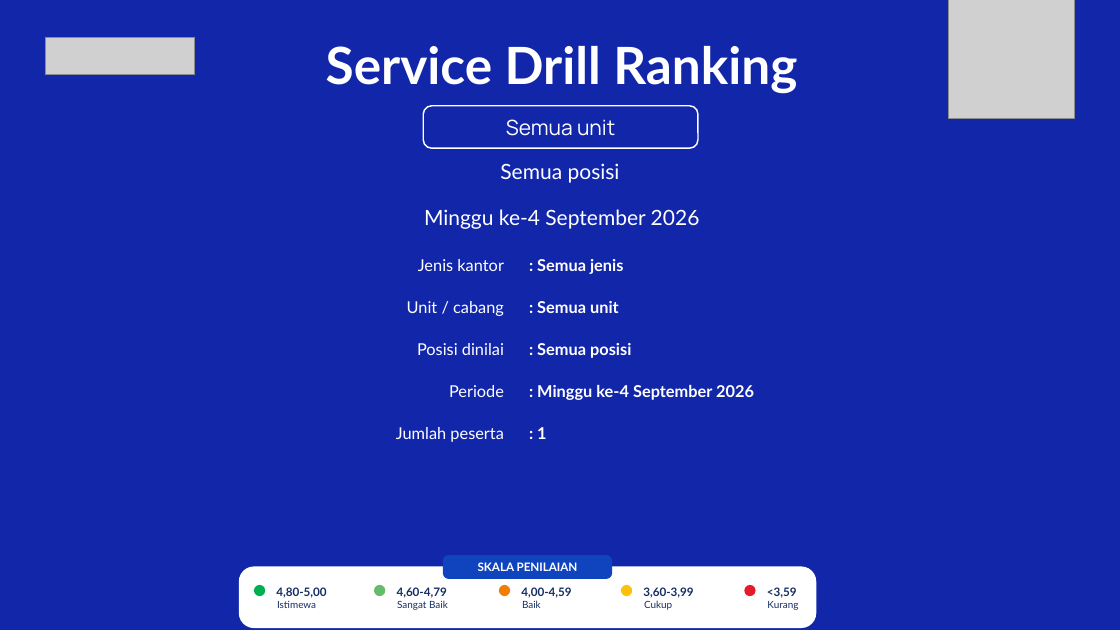
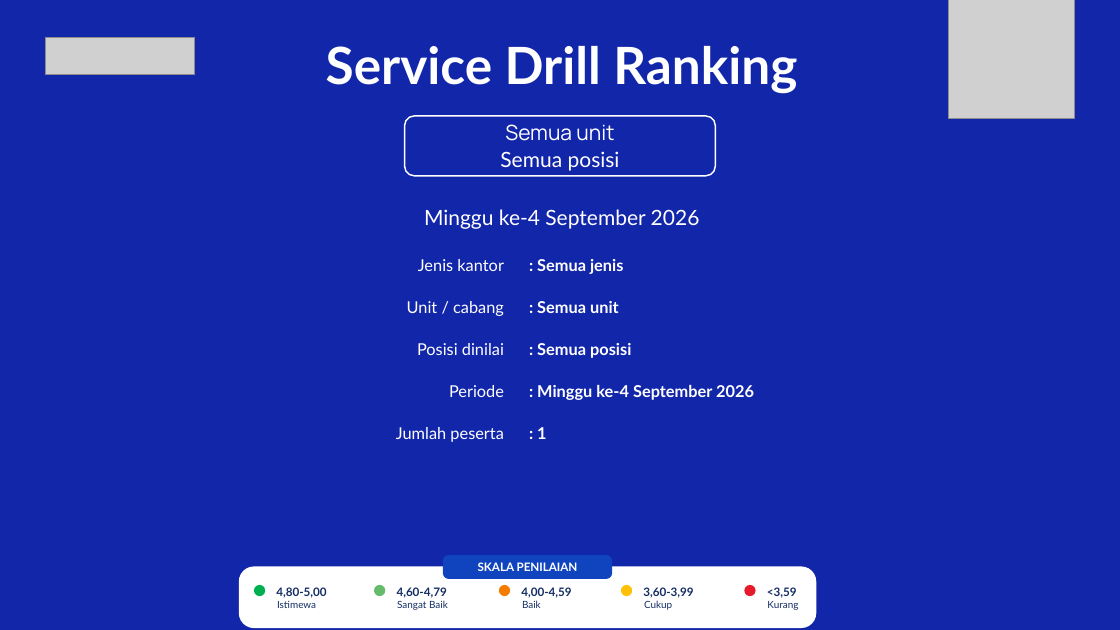
Before and after one commit to hengkiyudijanto/btn-sip, a slide deck: slide 1 of ranking-prod.pptx. Drawn at 1120x630 pixels with LibreOffice and Linux fonts; fonts in the diff are those of the drawing; grey boxes stand for pictures; background and template pictures are left out. Boxes give left, top, right and bottom in pixels: in the first picture for what was removed or moved away, otherwise in the second. Text is boxed around its words. In the diff, an @@ line names an element or a change of style, - is before the commit and + after.

```diff
--- a/ranking-prod.pptx
+++ b/ranking-prod.pptx
@@ text "Semua unit": place and size @@
-text "Semua unit" at <box>506,119,615,136</box>
+text "Semua unit" at <box>505,124,614,141</box>
@@ rounded rectangle: place and size @@
-rounded rectangle at <box>423,106,698,149</box>
+rounded rectangle at <box>405,116,716,176</box>
@@ rounded rectangle at <box>405,116,716,176</box>: proportions changed @@
@@ text "Semua posisi": place and size @@
-text "Semua posisi" at <box>500,163,620,183</box>
+text "Semua posisi" at <box>500,151,620,171</box>
```
Also in this commit, not shown: 1 other slide changed, 6 other files.
